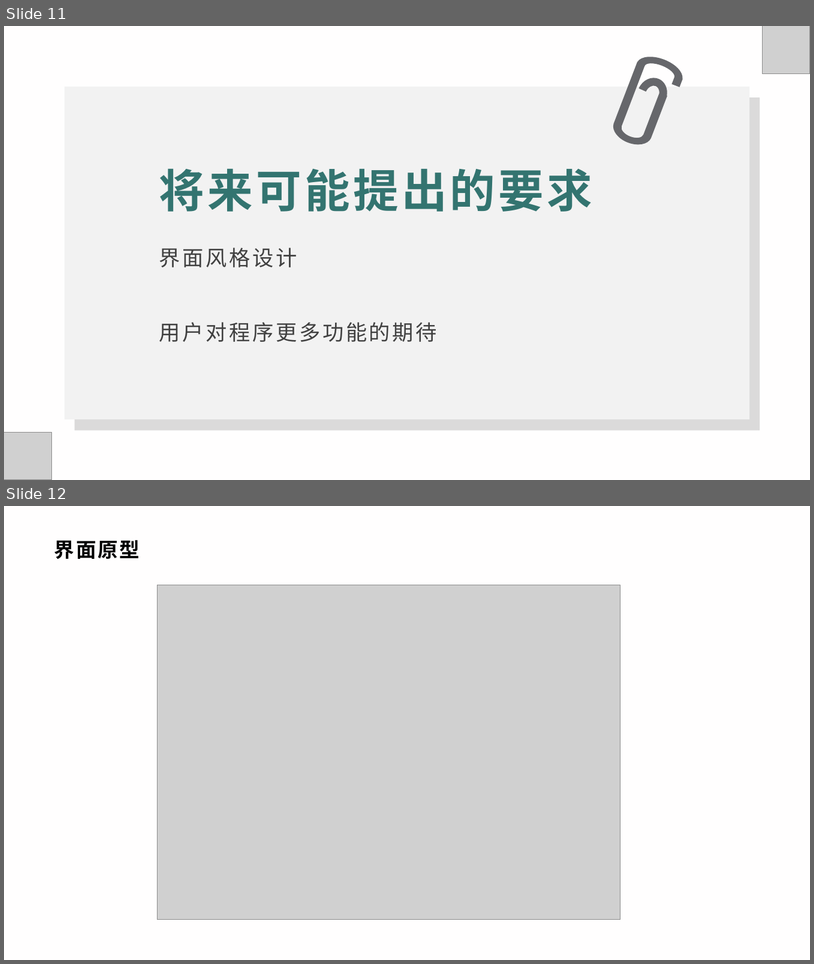
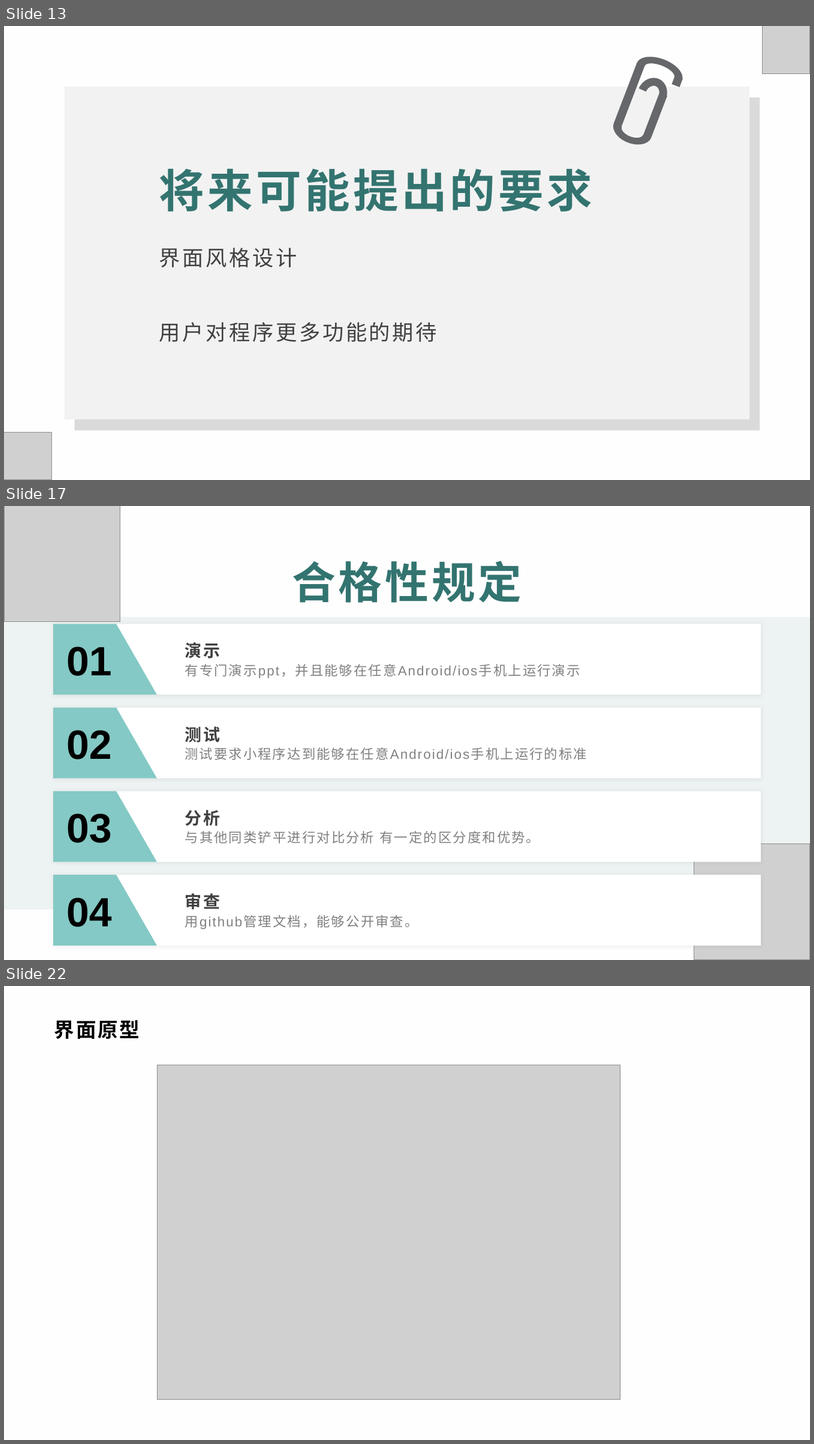
Before and after one commit to xlisses/ruang, a slide deck: Requirement_Statements/需求分析.pptx. Shown one above the other, each under a label of ours: slides 11 and 12 before the commit, slides 13, 17 and 22 after it; the slides between them are not shown. The pictures are 814x964 and 814x1444 pixels, drawn with LibreOffice and Linux fonts; fonts in the diff are those of the drawing; grey boxes stand for pictures; background and template pictures are left out. Boxes give left, top, right and bottom in pixels: in the first picture for what was removed or moved away, otherwise in the second. Text is boxed around its words. In the diff, an @@ line names an element or a change of style, - is before the commit and + after.

```diff
--- a/Requirement_Statements/需求分析.pptx
+++ b/Requirement_Statements/需求分析.pptx
@@ slide 17 added at (4,506,810,960), background #FFFEFE @@
@@ picture added at (4,506,120,622) @@
@@ text added at (292,561,522,603), 52 pt, text #337470, bold @@
+合格性规定
@@ rectangle added at (4,617,810,909), fill #EDF2F2 @@
@@ rectangle added at (53,624,761,695), fill #FFFFFF @@
@@ freeform shape added at (53,624,157,695), fill #84C9C5 @@
@@ text added at (66,646,112,676), 48.6 pt, text #000000, bold @@
+01
@@ text added at (185,642,221,658), 20 pt, text #404040, bold @@
+演示
@@ text added at (185,664,478,678), 16 pt, text #808080 @@
+有专门演示ppt，并且能够在任意Android/ios手机上运行演示
@@ rectangle added at (53,708,761,778), fill #FFFFFF @@
@@ freeform shape added at (53,708,157,778), fill #84C9C5 @@
@@ text added at (66,730,112,759), 48.6 pt, text #000000, bold @@
+02
@@ text added at (185,726,221,742), 20 pt, text #404040, bold @@
+测试
@@ text added at (185,747,470,760), 16 pt, text #808080 @@
+测试要求小程序达到能够在任意Android/ios手机上运行的标准
@@ rectangle added at (53,791,761,862), fill #FFFFFF @@
@@ freeform shape added at (53,791,157,862), fill #84C9C5 @@
@@ text added at (185,810,221,826), 20 pt, text #404040, bold @@
+分析
@@ text added at (66,813,112,843), 48.6 pt, text #000000, bold @@
+03
@@ text added at (185,831,540,843), 16 pt, text #808080 @@
+与其他同类铲平进行对比分析 有一定的区分度和优势。
@@ picture added at (695,844,810,960) @@
@@ rectangle added at (53,874,761,945), fill #FFFFFF @@
@@ freeform shape added at (53,874,157,945), fill #84C9C5 @@
@@ text added at (66,897,112,927), 48.6 pt, text #000000, bold @@
+04
@@ text added at (185,893,221,909), 20 pt, text #404040, bold @@
+审查
@@ text added at (185,915,419,929), 16 pt, text #808080 @@
+用github管理文档，能够公开审查。
@@ what was slide 11 is now slide 13 @@
@@ what was slide 12 is now slide 22 @@
```
Also in this commit, not shown: 2 slides changed, 10 other slides added.
